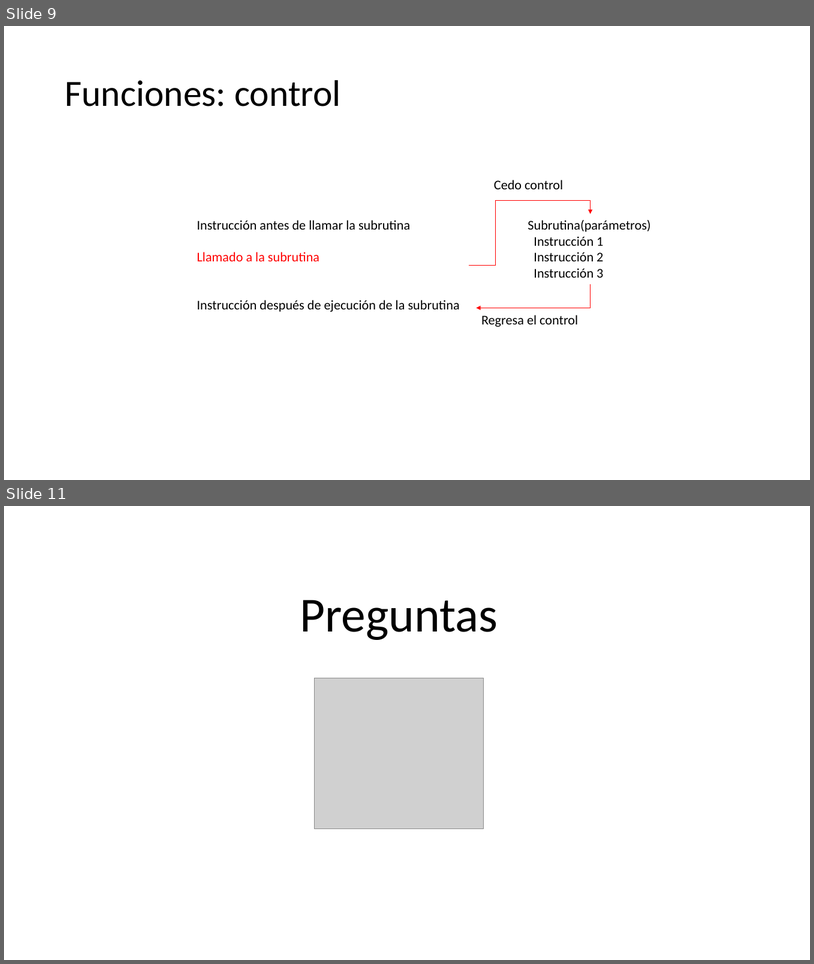
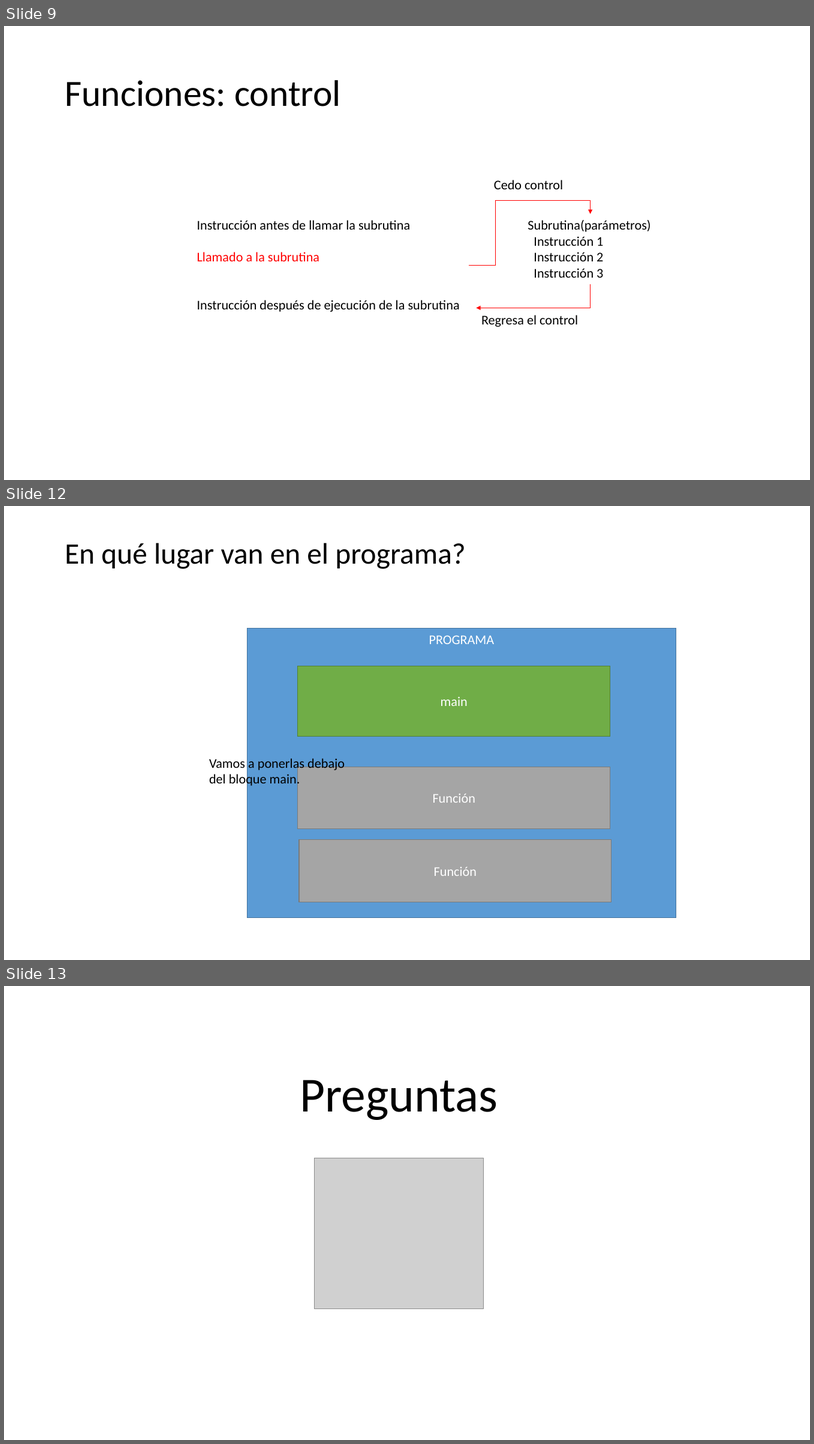
Before and after one commit to CesarLopez-Profe/Logica-de-programacion, a slide deck: Slides/2_Funciones.pptx. Shown one above the other, each under a label of ours: slides 9 and 11 before the commit, slides 9, 12 and 13 after it; the slides between them are not shown. The pictures are 814x964 and 814x1444 pixels, drawn with LibreOffice and Linux fonts; fonts in the diff are those of the drawing; grey boxes stand for pictures; background and template pictures are left out. Boxes give left, top, right and bottom in pixels: in the first picture for what was removed or moved away, otherwise in the second. Text is boxed around its words. In the diff, an @@ line names an element or a change of style, - is before the commit and + after.

```diff
--- a/Slides/2_Funciones.pptx
+++ b/Slides/2_Funciones.pptx
@@ slide 12 added at [4, 506, 810, 960], background picture (left out) @@
@@ title added at [65, 543, 465, 569], 40 pt, text #000000 @@
+En qué lugar van en el programa?
@@ rectangle added at [248, 628, 677, 917], fill #5B9BD5, outline #43739E 1 pt, 18 pt, text #FFFFFF @@
+PROGRAMA
@@ rectangle added at [298, 666, 611, 735], fill #70AD47, outline #538035 1 pt, 18 pt, text #FFFFFF @@
+main
@@ text added at [209, 756, 345, 787], 18 pt, text #000000 @@
+Vamos a ponerlas debajo del bloque main.
@@ rectangle added at [298, 766, 611, 828], fill #A5A5A5, outline #7A7A7A 1 pt, 18 pt, text #FFFFFF @@
+Función
@@ rectangle added at [299, 840, 612, 901], fill #A5A5A5, outline #7A7A7A 1 pt, 18 pt, text #FFFFFF @@
+Función
@@ what was slide 11 is now slide 13 @@
```
Also in this commit, not shown: 2 slides changed, 1 other slide added, 1 other file.
